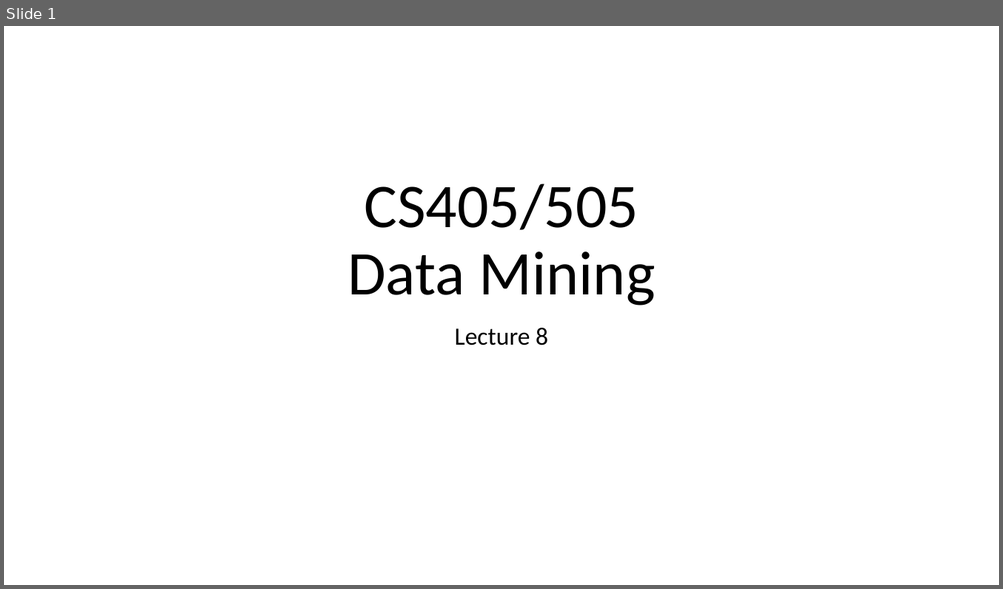
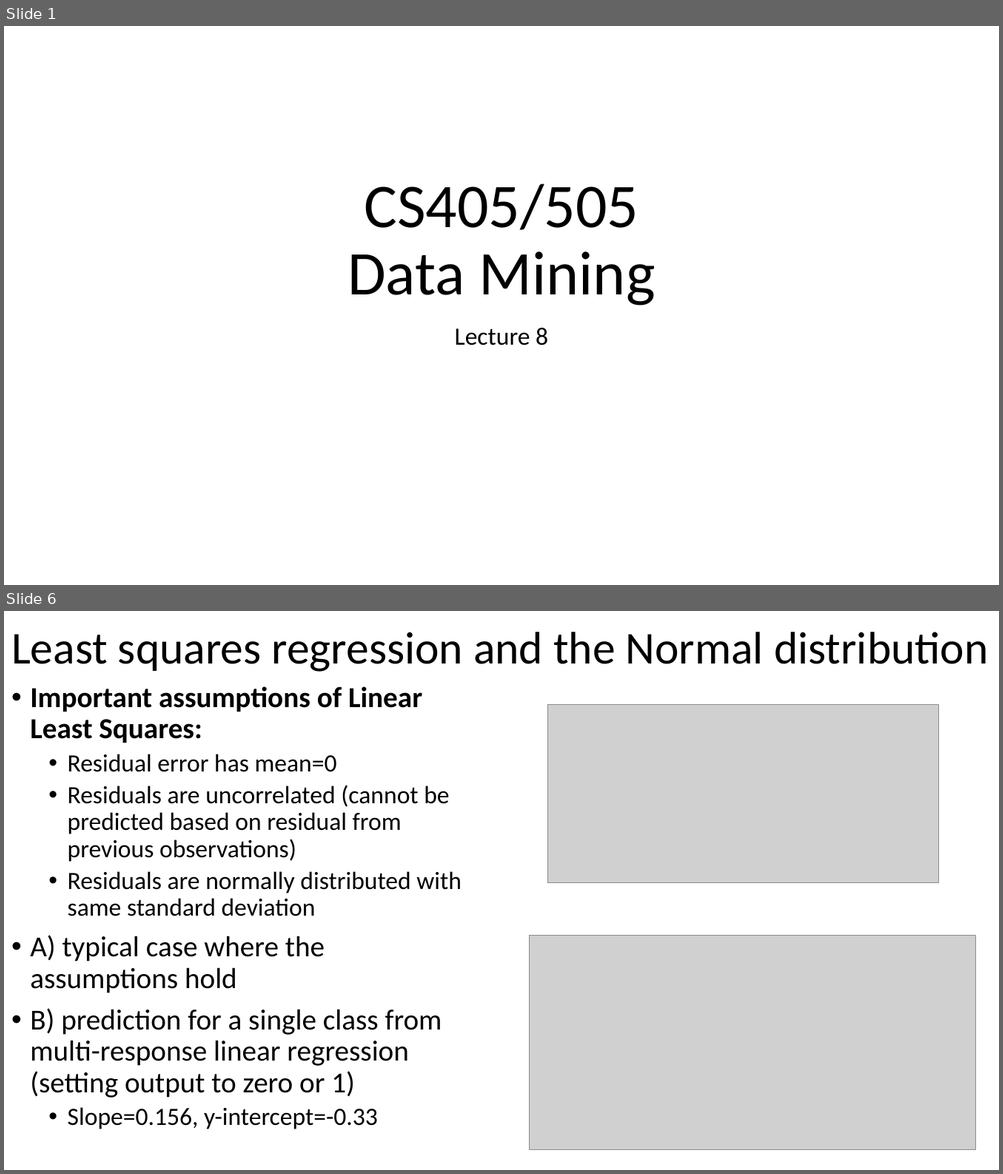
Before and after one commit to russellu/cs405, a slide deck: Lecture_08.pptx. Shown one above the other, each under a label of ours: slide 1 before the commit, slides 1 and 6 after it; the slides between them are not shown. The pictures are 1003x589 and 1003x1174 pixels, drawn with LibreOffice and Linux fonts; fonts in the diff are those of the drawing; grey boxes stand for pictures. Boxes give left, top, right and bottom in pixels: in the first picture for what was removed or moved away, otherwise in the second. Text is boxed around its words. In the diff, an @@ line names an element or a change of style, - is before the commit and + after.

```diff
--- a/Lecture_08.pptx
+++ b/Lecture_08.pptx
@@ slide 6 added at (x1=4, y1=611, x2=999, y2=1170), background #FFFFFF @@
@@ title added at (x1=11, y1=632, x2=988, y2=672), 44 pt, text #000000 @@
+Least squares regression and the Normal distribution
@@ text added at (x1=30, y1=686, x2=461, y2=1130), 24 pt, text #000000 @@
+• Important assumptions of Linear Least Squares:
+  • Residual error has mean=0
+  • Residuals are uncorrelated (cannot be predicted based on residual from previous observations)
+  • Residuals are normally distributed with same standard deviation
+• A) typical case where the assumptions hold
+• B) prediction for a single class from multi-response linear regression (setting output to zero or 1)
+  • Slope=0.156, y-intercept=-0.33
@@ picture added at (x1=547, y1=704, x2=938, y2=883) @@
@@ picture added at (x1=529, y1=936, x2=976, y2=1150) @@
```
Also in this commit, not shown: 1 slide changed, 11 other slides added, 1 slide removed.
